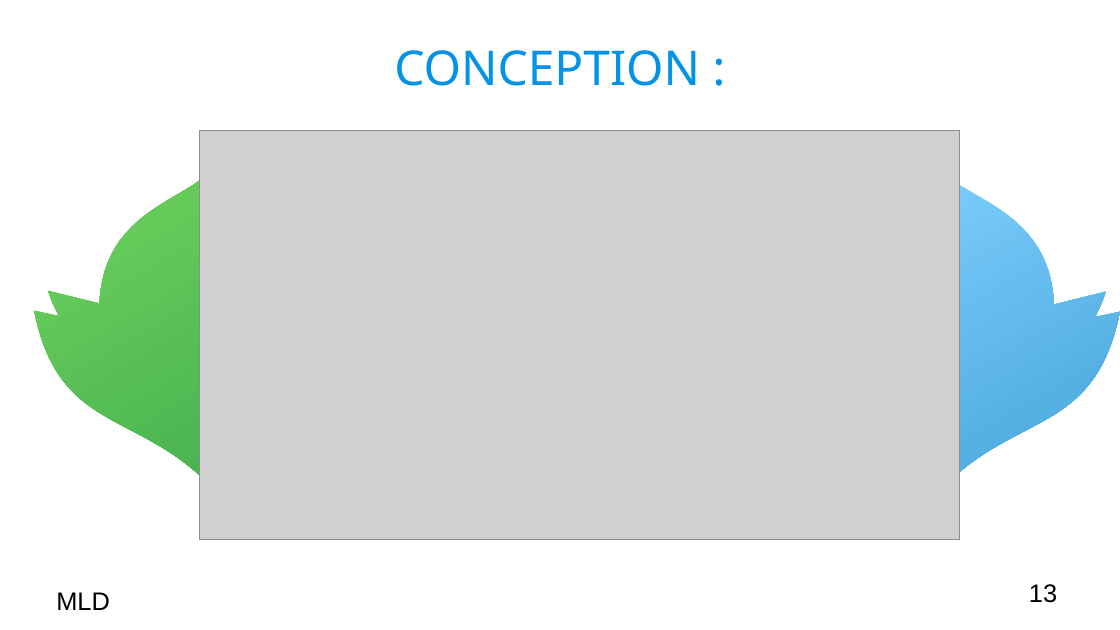
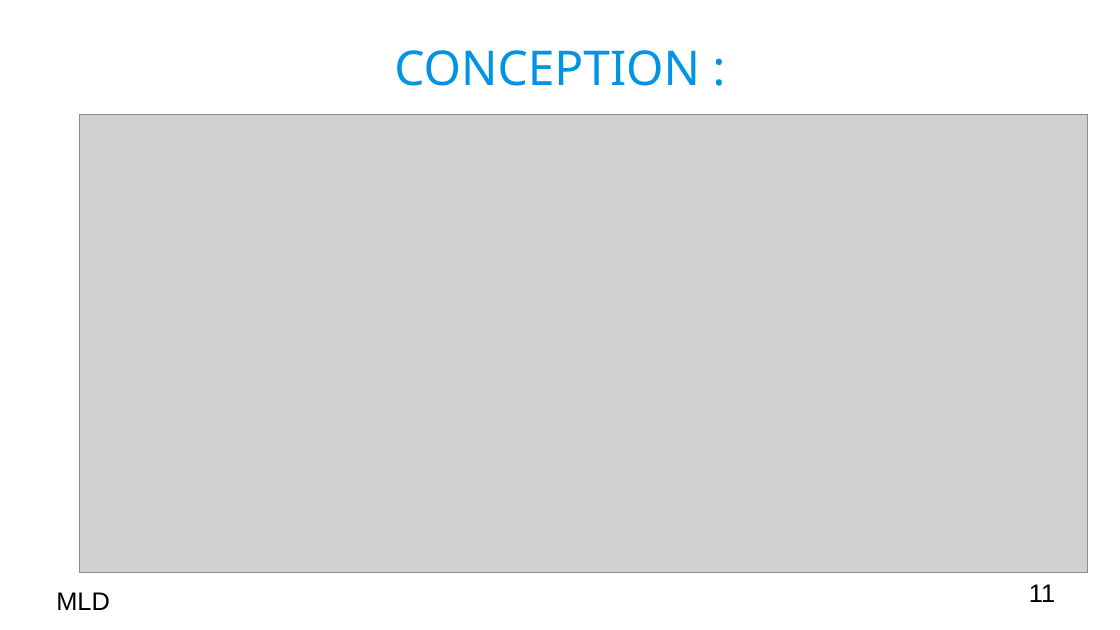
Before and after one commit to Georgie1502/Dossier, a slide deck: slide 11 of 3_Mon_Projet_Fil_Rouge/1_Cahier_des_charges/Presentation Batimelles.odp (slide 13 before the commit). Drawn at 1120x630 pixels with LibreOffice and Linux fonts; fonts in the diff are those of the drawing; grey boxes stand for pictures; background and template pictures are left out. Boxes give left, top, right and bottom in pixels: in the first picture for what was removed or moved away, otherwise in the second. Text is boxed around its words. In the diff, an @@ line names an element or a change of style, - is before the commit and + after.

```diff
--- a/3_Mon_Projet_Fil_Rouge/1_Cahier_des_charges/Presentation Batimelles.odp
+++ b/3_Mon_Projet_Fil_Rouge/1_Cahier_des_charges/Presentation Batimelles.odp
@@ picture: place and size @@
-picture at (200,130,960,540)
+picture at (80,114,1088,572)
@@ freeform shape removed at (35,180,200,476) @@
@@ freeform shape removed at (953,180,1120,478) @@
@@ page number at (1029,584,1055,602): text changed @@
-13
+11
```
Also in this commit, not shown: 8 other slides changed, 6 slides added, 3 slides removed, 6 other files.
